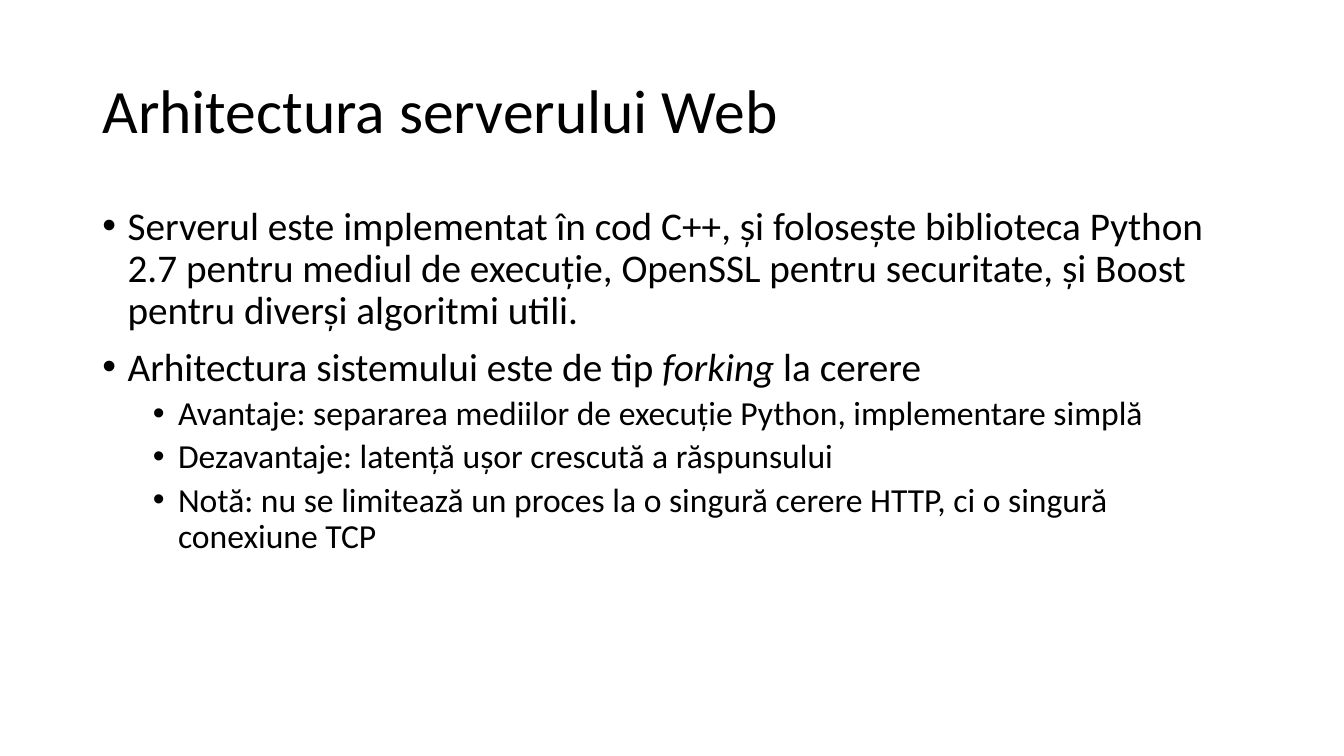
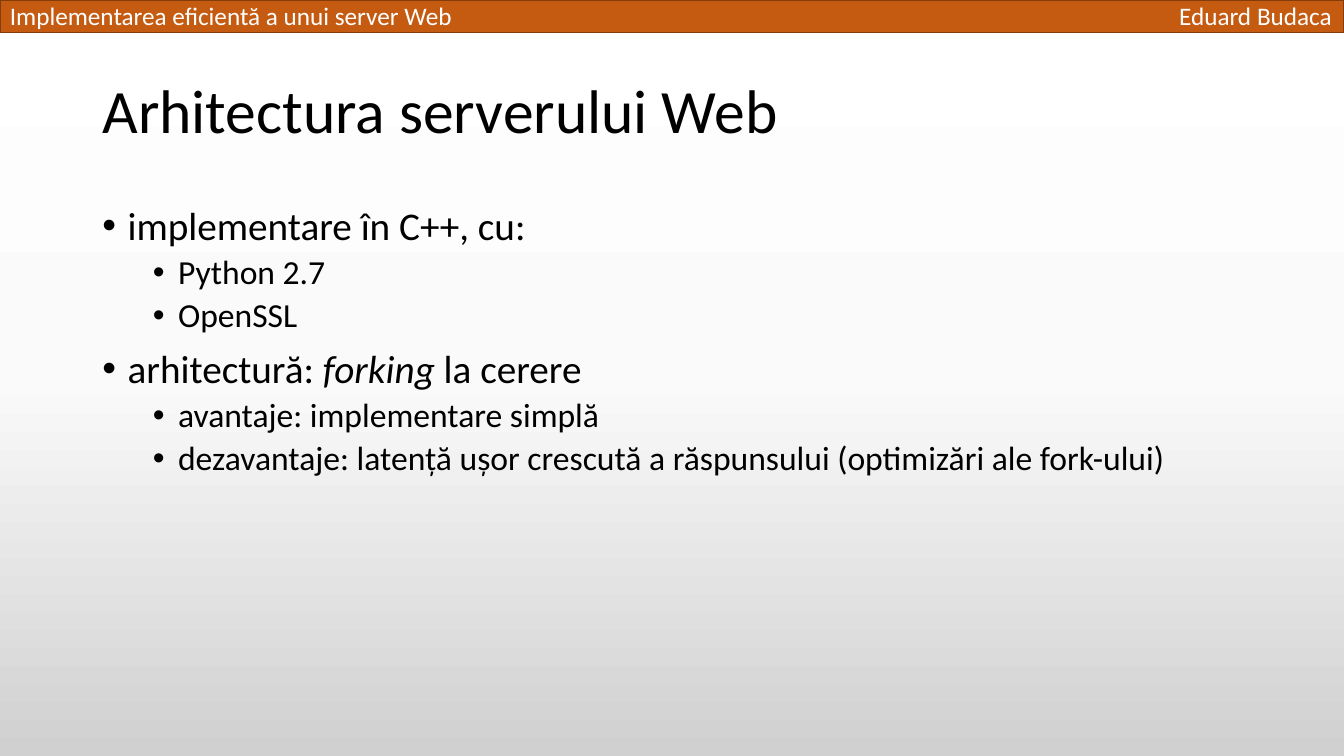
Before and after one commit to TED-996/bachelor-thesis-pack, a slide deck: slide 5 of Licenta2018BudacaEduard/Implementarea eficientă a unui server Web.pptx. Drawn at 1344x756 pixels with LibreOffice and Linux fonts; fonts in the diff are those of the drawing. Boxes give left, top, right and bottom in pixels: in the first picture for what was removed or moved away, otherwise in the second. Text is boxed around its words. In the diff, an @@ line names an element or a change of style, - is before the commit and + after.

```diff
--- a/Licenta2018BudacaEduard/Implementarea eficientă a unui server Web.pptx
+++ b/Licenta2018BudacaEduard/Implementarea eficientă a unui server Web.pptx
@@ background #FFFFFF to gradient #FFFFFF to #FBFBFB to #D1D1D1 @@
@@ rectangle added at (0, 0, 1344, 32), fill #C55A11, outline #843C0B 1 pt @@
@@ text added at (10, 7, 451, 29), 18 pt, text #FFFFFF @@
+Implementarea eficientă a unui server Web
@@ text added at (1179, 7, 1332, 25), 18 pt, text #FFFFFF @@
+Eduard Budaca
@@ text at (128, 212, 1164, 476): text changed; size 28 to 24 pt @@
-• Serverul este implementat în cod C++, și folosește biblioteca Python 2.7 pentru mediul de execuție, OpenSSL pentru securitate, și Boost pentru diverși algoritmi utili.
-• Arhitectura sistemului este de tip forking la cerere
-  • Avantaje: separarea mediilor de execuție Python, implementare simplă
-  • Dezavantaje: latență ușor crescută a răspunsului
-  • Notă: nu se limitează un proces la o singură cerere HTTP, ci o singură conexiune TCP
+• implementare în C++, cu:
+  • Python 2.7
+  • OpenSSL
+• arhitectură: forking la cerere
+  • avantaje: implementare simplă
+  • dezavantaje: latență ușor crescută a răspunsului (optimizări ale fork-ului)
```
Also in this commit, not shown: 14 other slides changed, 7 slides added, 6 slides removed, 1 other file.
